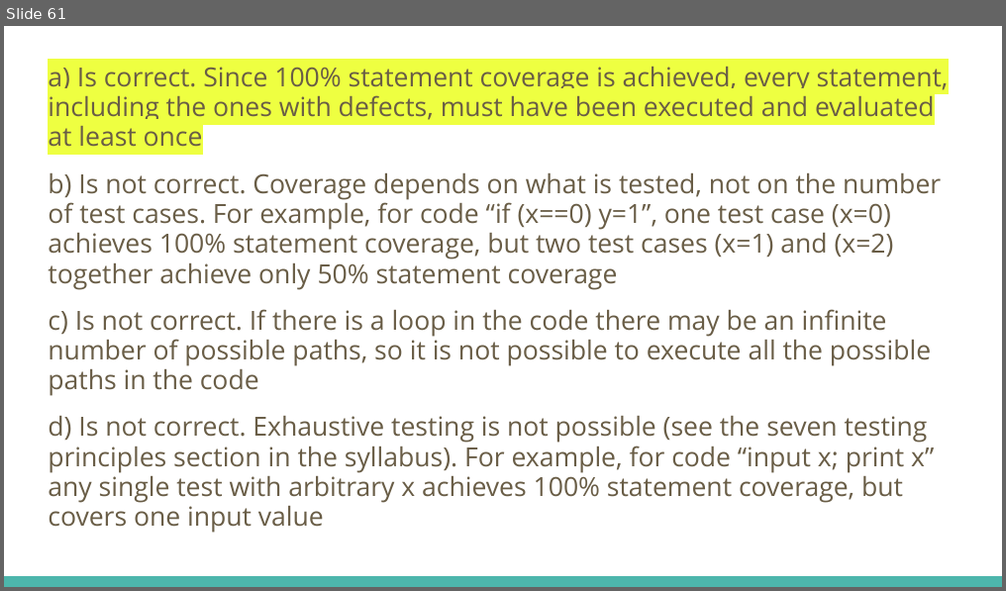
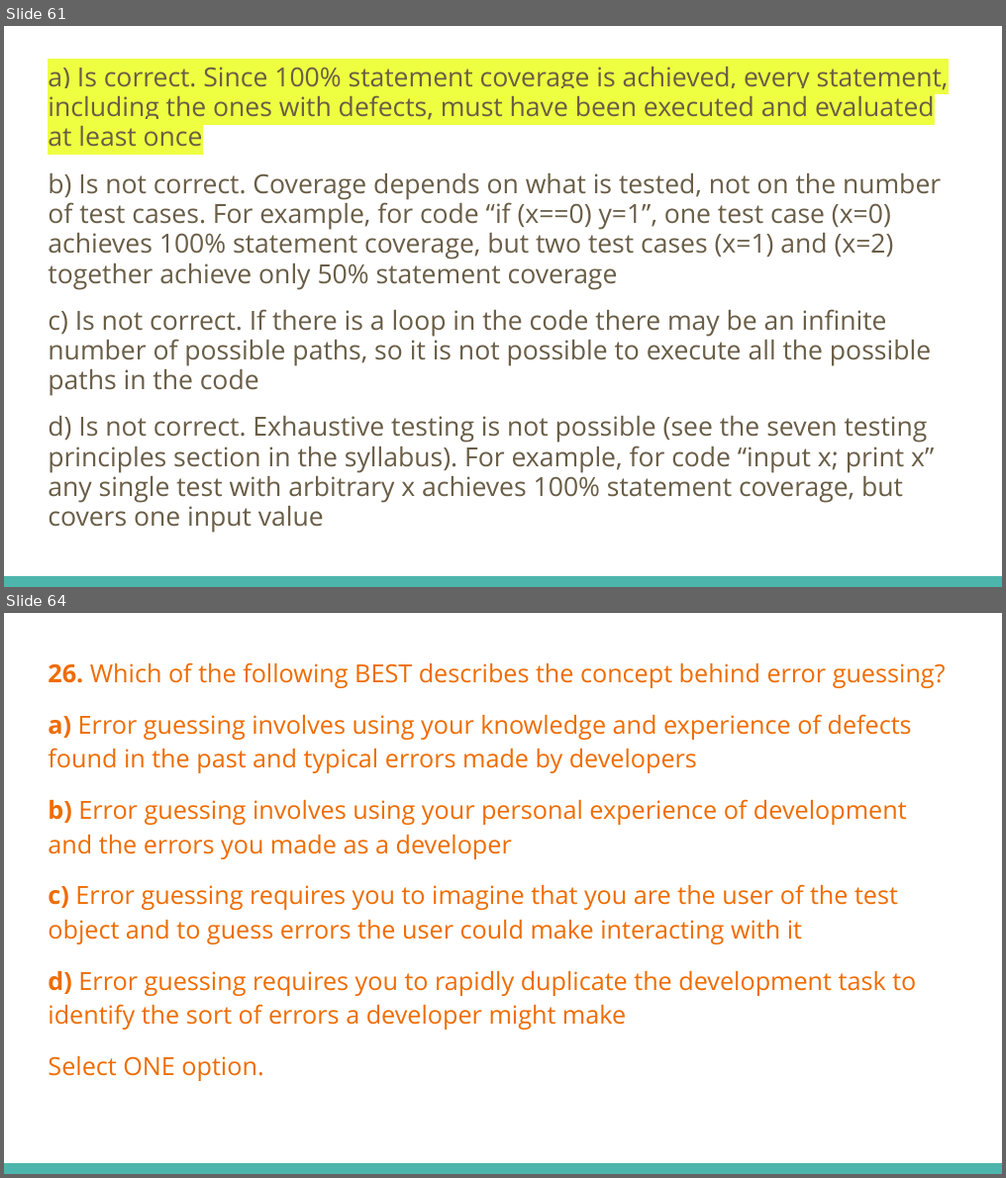
Before and after one commit to fawadmalik/istqb, a slide deck: ISTQB Foundation Level Preparation.pptx. Shown one above the other, each under a label of ours: slide 61 before the commit, slides 61 and 64 after it; the slides between them are not shown. The pictures are 1006x591 and 1006x1178 pixels, drawn with LibreOffice and Linux fonts; fonts in the diff are those of the drawing. Boxes give left, top, right and bottom in pixels: in the first picture for what was removed or moved away, otherwise in the second. Text is boxed around its words. In the diff, an @@ line names an element or a change of style, - is before the commit and + after.

```diff
--- a/ISTQB Foundation Level Preparation.pptx
+++ b/ISTQB Foundation Level Preparation.pptx
@@ slide 64 added at box(4, 613, 1002, 1174), background #FFFFFF; not listed: 1 template element that a slide beside it also shows @@
@@ text added at box(48, 663, 945, 1081), 18 pt, text #EF6C00 @@
+26. Which of the following BEST describes the concept behind error guessing?
+a) Error guessing involves using your knowledge and experience of defects found in the past and typical errors made by developers
+b) Error guessing involves using your personal experience of development and the errors you made as a developer
+c) Error guessing requires you to imagine that you are the user of the test object and to guess errors the user could make interacting with it
+d) Error guessing requires you to rapidly duplicate the development task to identify the sort of errors a developer might make
+Select ONE option.
```
Also in this commit, not shown: 5 other slides added.
